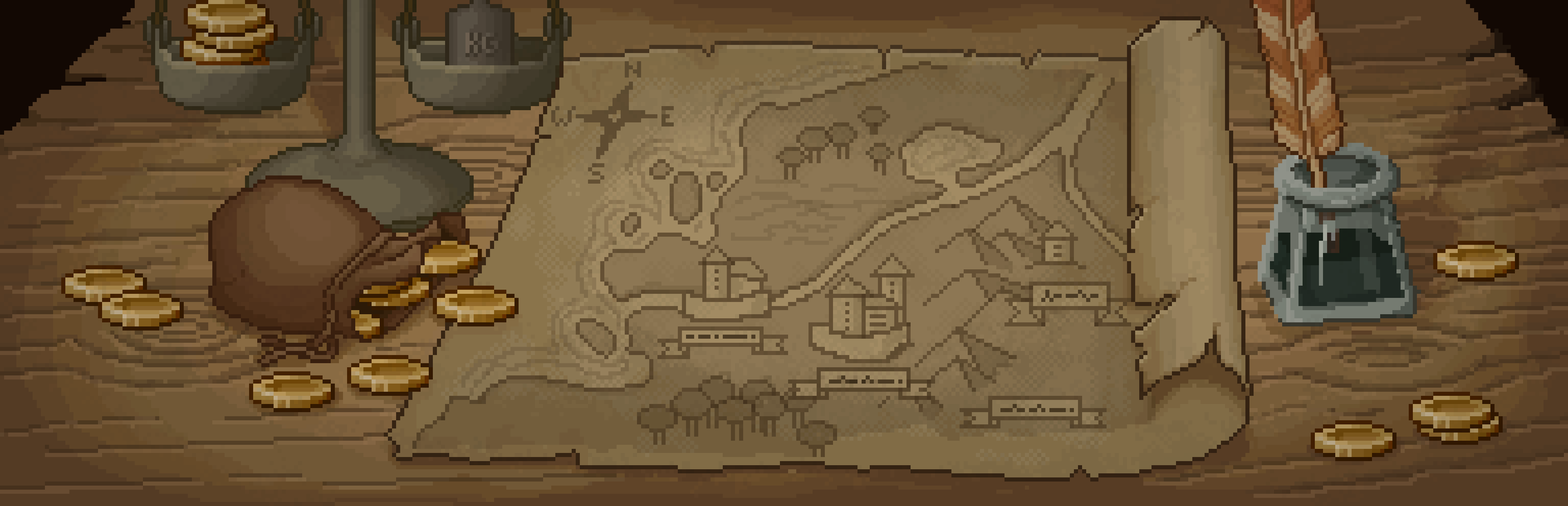
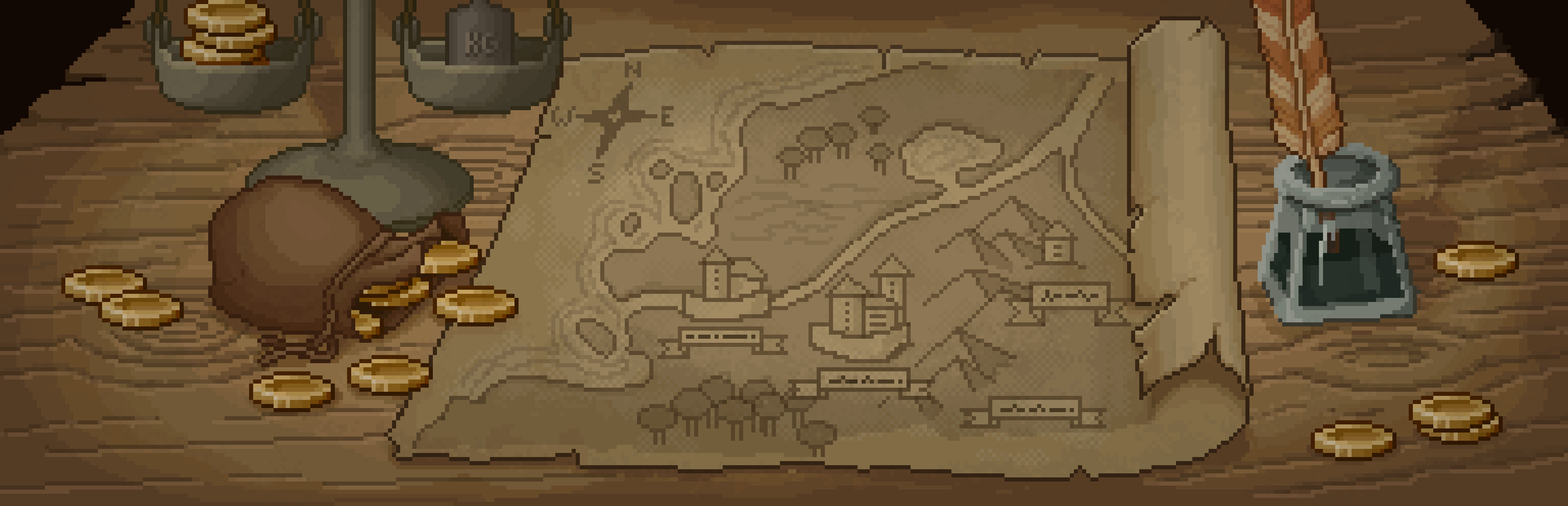
Layer changes from the first (1568, 506) image to the second:
pixels changed over [1318, 212, 1340, 254] (layer not identified)